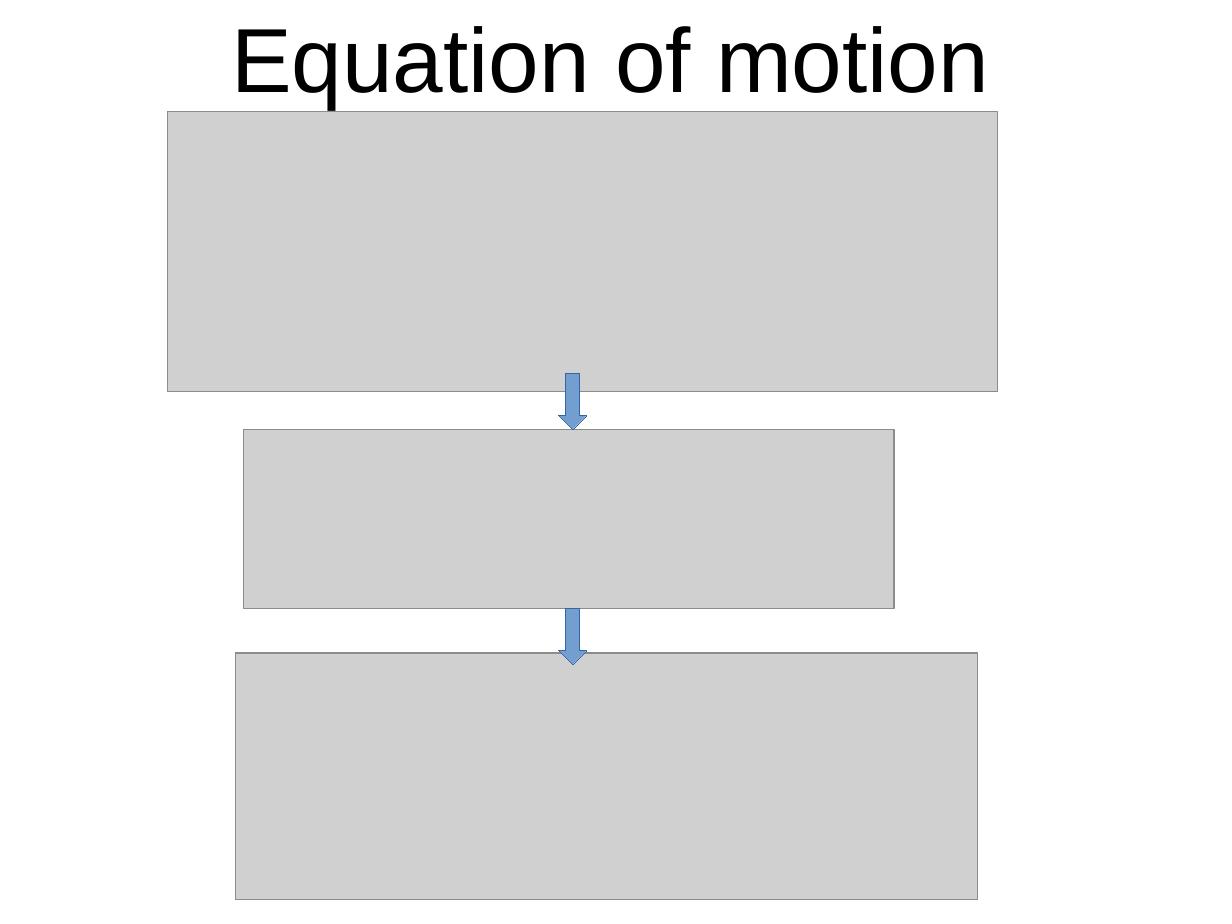
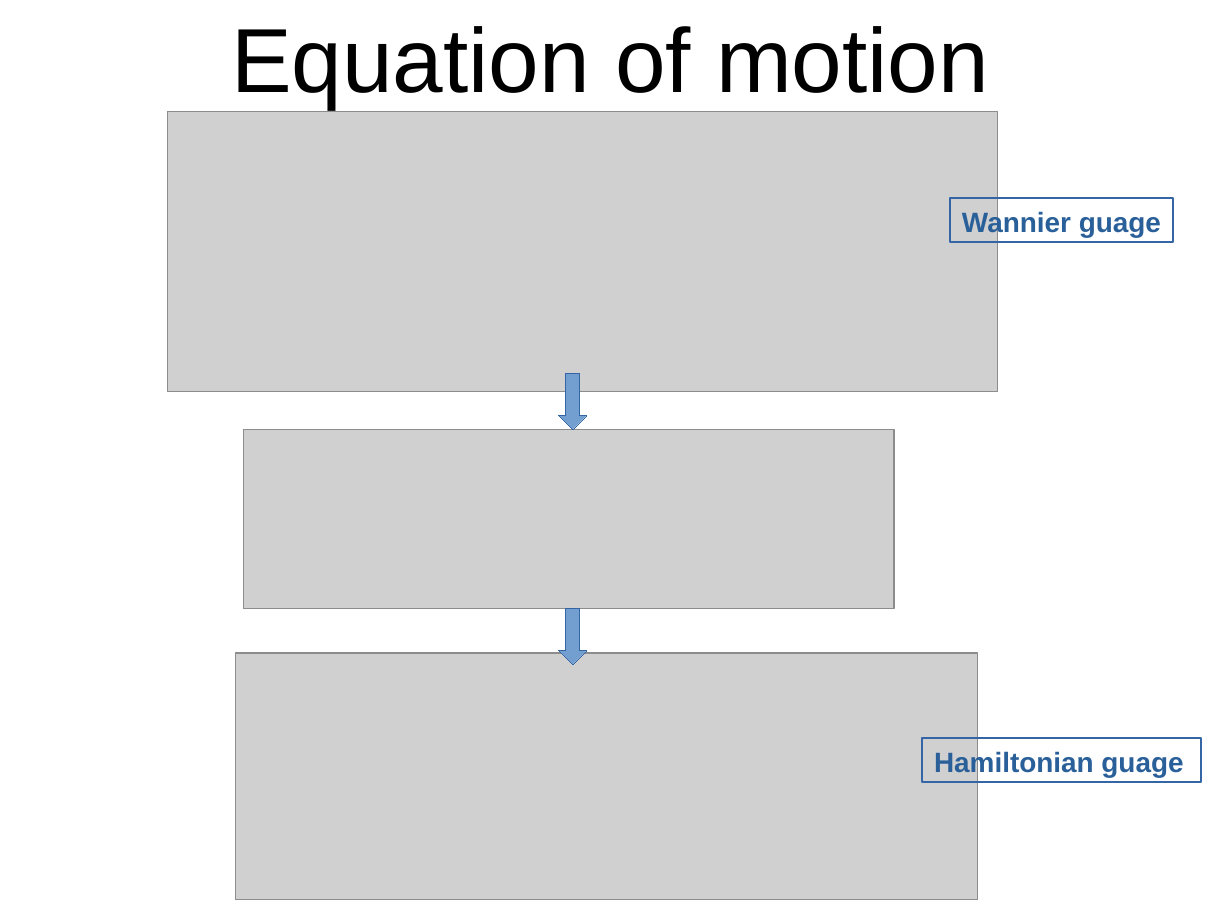
Before and after one commit to attacc/JuliaCodes, a slide deck: slide 2 of Presentation/some_slides_hhg.odp. Drawn at 1232x924 pixels with LibreOffice and Linux fonts; fonts in the diff are those of the drawing; grey boxes stand for pictures. Boxes give left, top, right and bottom in pixels: in the first picture for what was removed or moved away, otherwise in the second. Text is boxed around its words. In the diff, an @@ line names an element or a change of style, - is before the commit and + after.

```diff
--- a/Presentation/some_slides_hhg.odp
+++ b/Presentation/some_slides_hhg.odp
@@ rectangle added at (950, 198, 1174, 243), outline #3465A4 1.45 pt, 18 pt, text #2A6099, bold @@
+Wannier guage
@@ rectangle added at (922, 738, 1202, 783), outline #3465A4 1.45 pt, 18 pt, text #2A6099, bold @@
+Hamiltonian guage
```
Also in this commit, not shown: 1 slide added.
